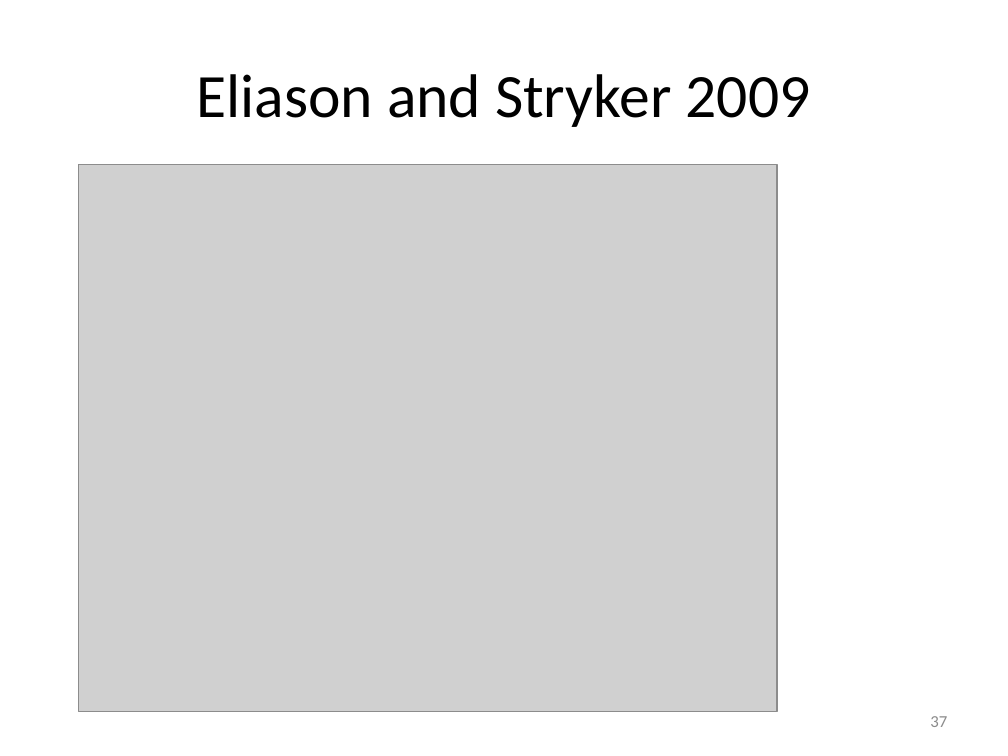
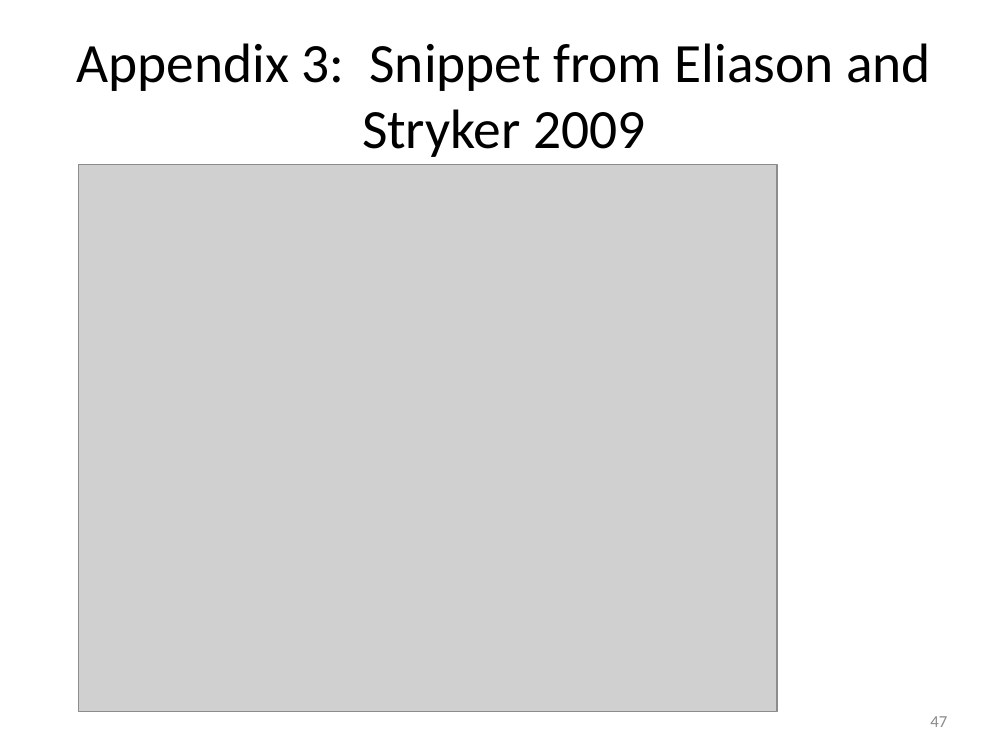
Before and after one commit to WendyOlsen/fsgof, a slide deck: slide 47 of FuzzyQCAConsistencyWithGoodnessofFitTestsOlsen2016.pptx (slide 37 before the commit). Drawn at 1008x756 pixels with LibreOffice and Linux fonts; fonts in the diff are those of the drawing; grey boxes stand for pictures. Boxes give left, top, right and bottom in pixels: in the first picture for what was removed or moved away, otherwise in the second. Text is boxed around its words. In the diff, an @@ line names an element or a change of style, - is before the commit and + after.

```diff
--- a/FuzzyQCAConsistencyWithGoodnessofFitTestsOlsen2016.pptx
+++ b/FuzzyQCAConsistencyWithGoodnessofFitTestsOlsen2016.pptx
@@ title at [76,43,931,157]: text changed; size 44 to 39.6 pt @@
-Eliason and Stryker 2009
+Appendix 3: Snippet from Eliason and Stryker 2009
@@ page number at [930,716,947,727]: text changed @@
-37
+47
```
Also in this commit, not shown: 28 other slides changed, 12 slides added, 13 slides removed.
